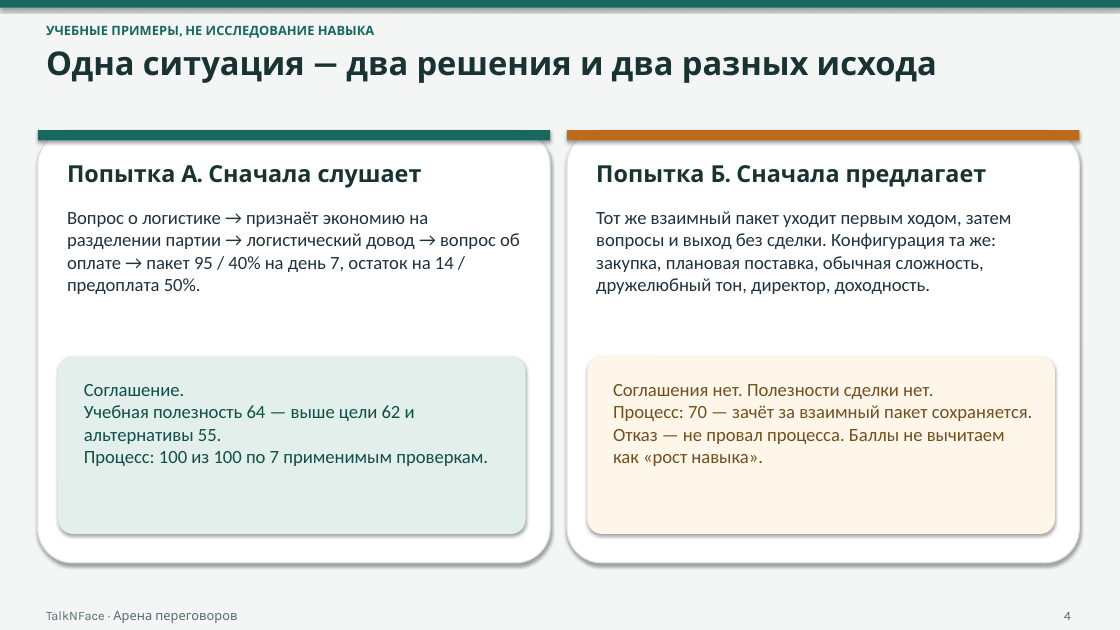
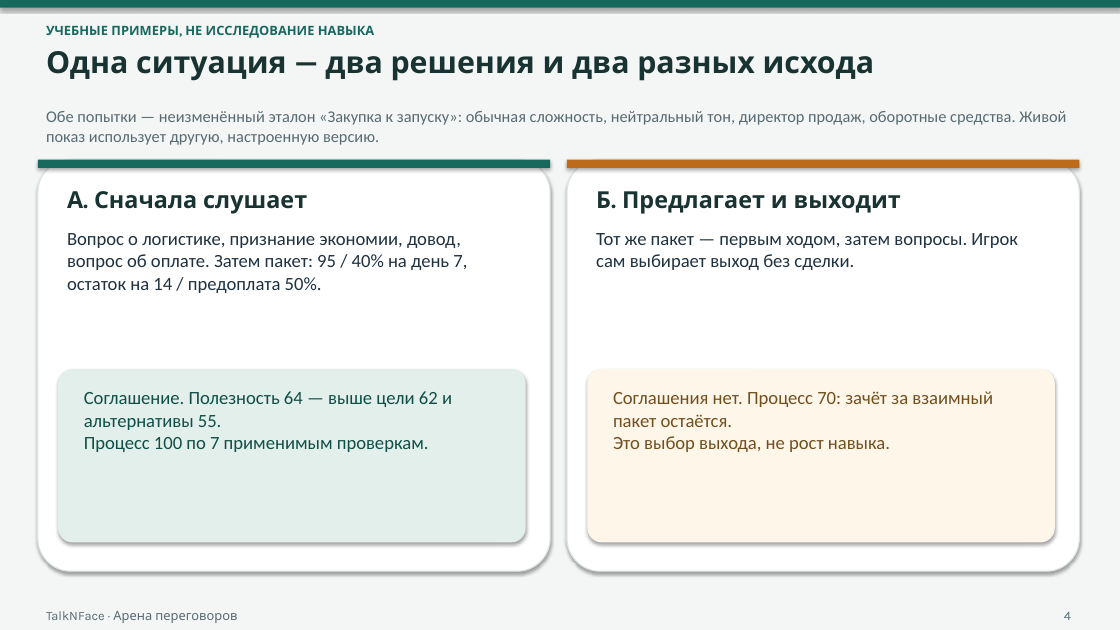
Before and after one commit to AiratBastanov/TalkNFace, a slide deck: slide 4 of docs/submission/TALKNFACE_PRODUCT_PITCH_RU.pptx. Drawn at 1120x630 pixels with LibreOffice and Linux fonts; fonts in the diff are those of the drawing. Boxes give left, top, right and bottom in pixels: in the first picture for what was removed or moved away, otherwise in the second. Text is boxed around its words. In the diff, an @@ line names an element or a change of style, - is before the commit and + after.

```diff
--- a/docs/submission/TALKNFACE_PRODUCT_PITCH_RU.pptx
+++ b/docs/submission/TALKNFACE_PRODUCT_PITCH_RU.pptx
@@ text "Одна ситуация — два решения ..." at box(46, 51, 875, 81): size 28 to 26 pt @@
@@ text added at box(46, 111, 1066, 145), 14 pt, text #586B72 @@
+Обе попытки — неизменённый эталон «Закупка к запуску»: обычная сложность, нейтральный тон, директор продаж, оборотные средства. Живой показ использует другую, настроенную версию.
@@ rounded rectangle: place and size @@
-rounded rectangle at box(38, 130, 550, 563)
+rounded rectangle at box(38, 160, 550, 571)
@@ rectangle: place and size @@
-rectangle at box(38, 130, 550, 140)
+rectangle at box(38, 160, 550, 168)
@@ rounded rectangle: place and size @@
-rounded rectangle at box(567, 130, 1080, 563)
+rounded rectangle at box(567, 160, 1080, 571)
@@ rectangle: place and size @@
-rectangle at box(567, 130, 1080, 140)
+rectangle at box(567, 160, 1080, 168)
@@ text at box(67, 191, 307, 214): text changed @@
-Попытка А. Сначала слушает
+А. Сначала слушает
@@ text at box(596, 191, 901, 214): text changed @@
-Попытка Б. Сначала предлагает
+Б. Предлагает и выходит
@@ text at box(67, 233, 467, 293): text changed @@
-Вопрос о логистике → признаёт экономию на разделении партии → логистический довод → вопрос об оплате → пакет 95 / 40% на день 7, остаток на 14 / предоплата 50%.
+Вопрос о логистике, признание экономии, довод, вопрос об оплате. Затем пакет: 95 / 40% на день 7, остаток на 14 / предоплата 50%.
@@ text at box(596, 233, 1018, 270): text changed @@
-Тот же взаимный пакет уходит первым ходом, затем вопросы и выход без сделки. Конфигурация та же: закупка, плановая поставка, обычная сложность, дружелюбный тон, директор, доходность.
+Тот же пакет — первым ходом, затем вопросы. Игрок сам выбирает выход без сделки.
@@ rounded rectangle: place and size @@
-rounded rectangle at box(59, 357, 525, 534)
+rounded rectangle at box(59, 370, 525, 542)
@@ rounded rectangle: place and size @@
-rounded rectangle at box(588, 357, 1054, 534)
+rounded rectangle at box(588, 370, 1054, 542)
@@ text at box(84, 391, 452, 452): text changed @@
-Соглашение.
-Учебная полезность 64 — выше цели 62 и альтернативы 55.
-Процесс: 100 из 100 по 7 применимым проверкам.
+Соглашение. Полезность 64 — выше цели 62 и альтернативы 55.
+Процесс 100 по 7 применимым проверкам.
@@ text at box(613, 391, 993, 452): text changed @@
-Соглашения нет. Полезности сделки нет.
-Процесс: 70 — зачёт за взаимный пакет сохраняется.
-Отказ — не провал процесса. Баллы не вычитаем как «рост навыка».
+Соглашения нет. Процесс 70: зачёт за взаимный пакет остаётся.
+Это выбор выхода, не рост навыка.
```
Also in this commit, not shown: 8 other slides changed, 9 other files.
